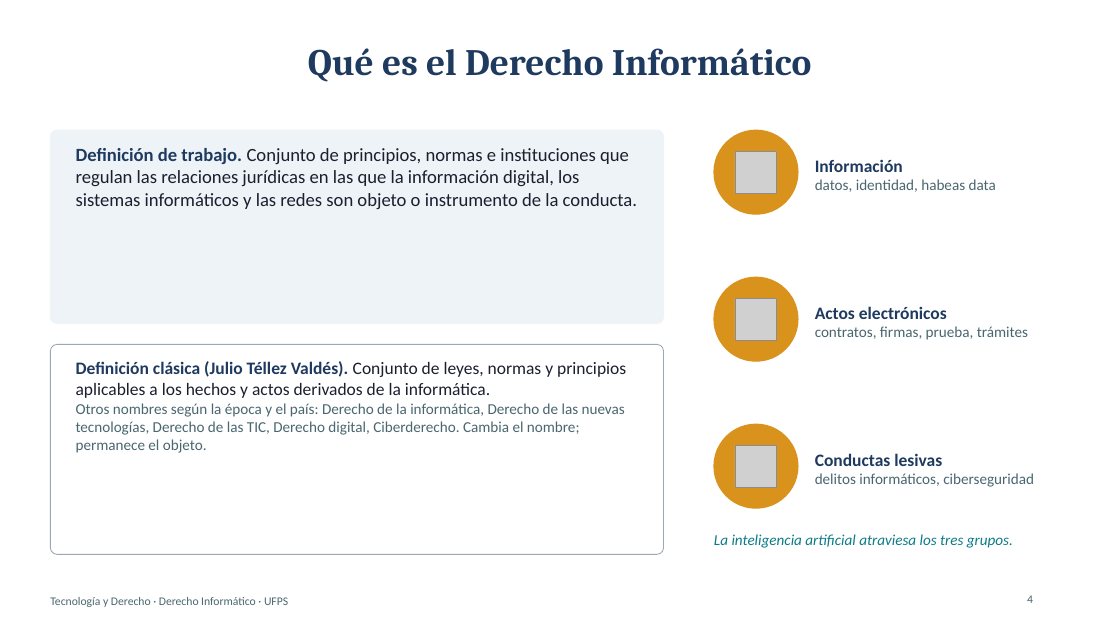
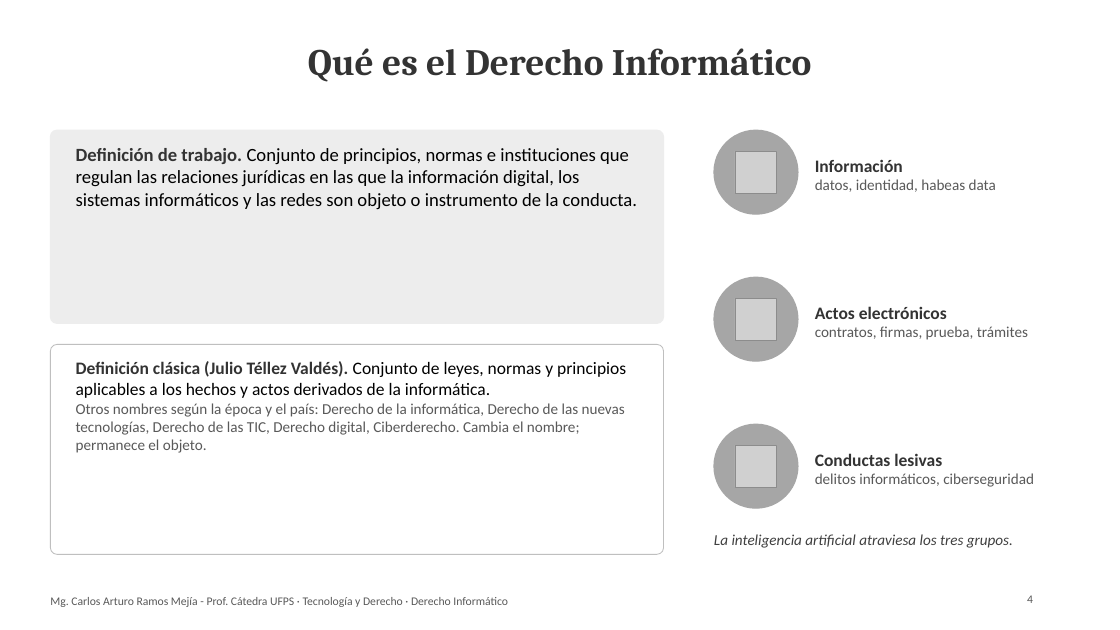
Before and after one commit to Arturoramos22/Arturoramos22, a slide deck: slide 4 of clase-derecho-informatico/DIAPOSITIVAS.pptx. Drawn at 1120x630 pixels with LibreOffice and Linux fonts; fonts in the diff are those of the drawing; grey boxes stand for pictures. Boxes give left, top, right and bottom in pixels: in the first picture for what was removed or moved away, otherwise in the second. Text is boxed around its words. In the diff, an @@ line names an element or a change of style, - is before the commit and + after.

```diff
--- a/clase-derecho-informatico/DIAPOSITIVAS.pptx
+++ b/clase-derecho-informatico/DIAPOSITIVAS.pptx
@@ title "Qué es el Derecho Informático" at <box>308,48,812,82</box>: text colour #1F3A5F to #333333 @@
@@ rounded rectangle at <box>50,130,664,323</box>: fill #EEF3F8 to #EDEDED; outline #EEF3F8 1 pt to #EDEDED 1 pt @@
@@ text "Definición de trabajo. Conjunto de ..." at <box>76,148,637,209</box>: text colour #1F3A5F to #333333 in "Definición de trabajo."; text colour #1B1F2E to #000000 in "Conjunto de principios, normas e instituciones que ..." @@
@@ text "Información" at <box>815,159,996,192</box>: text colour #1F3A5F to #333333 in "Información"; text colour #4A6670 to #595959 in "datos, identidad, habeas data" @@
@@ text "Actos electrónicos" at <box>815,306,1028,340</box>: text colour #1F3A5F to #333333 in "Actos electrónicos"; text colour #4A6670 to #595959 in "contratos, firmas, prueba, trámites" @@
@@ rounded rectangle at <box>50,344,664,555</box>: outline #9BA7B4 0.75 pt to #BFBFBF 0.75 pt @@
@@ text "Definición clásica (Julio Téllez Valdés). ..." at <box>76,361,626,453</box>: text colour #1F3A5F to #333333 in "Definición clásica (Julio Téllez Valdés)."; text colour #1B1F2E to #000000 in "Conjunto de leyes, normas y principios aplicables ..."; text colour #4A6670 to #595959 in "Otros nombres según la época y el ..." @@
@@ fill #D9931D to #A6A6A6; outline #D9931D 1 pt to #A6A6A6 1 pt in 3 elements at <box>714,130,798,214</box>, <box>714,277,798,361</box>, <box>714,424,798,508</box> @@
@@ text "Conductas lesivas" at <box>815,453,1034,487</box>: text colour #1F3A5F to #333333 in "Conductas lesivas"; text colour #4A6670 to #595959 in "delitos informáticos, ciberseguridad" @@
@@ text "La inteligencia artificial atraviesa los ..." at <box>714,534,1013,548</box>: text colour #0E7C86 to #404040 @@
@@ text at <box>50,597,508,607</box>: text changed; text colour #4A6670 to #595959 @@
-Tecnología y Derecho · Derecho Informático · UFPS
+Mg. Carlos Arturo Ramos Mejía - Prof. Cátedra UFPS · Tecnología y Derecho · Derecho Informático
@@ page number at <box>1027,595,1033,603</box>: text colour #4A6670 to #595959 @@
```
Also in this commit, not shown: 23 other slides changed, 2 other files.
